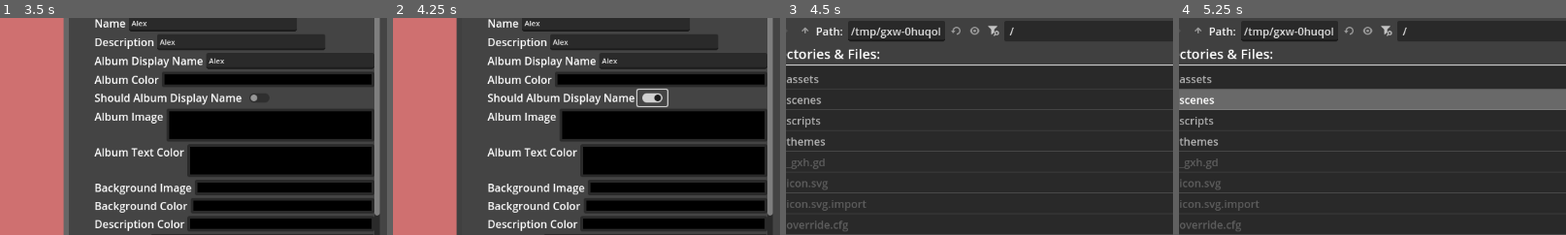
Above: before the commit, frames 1-4 (left to right).
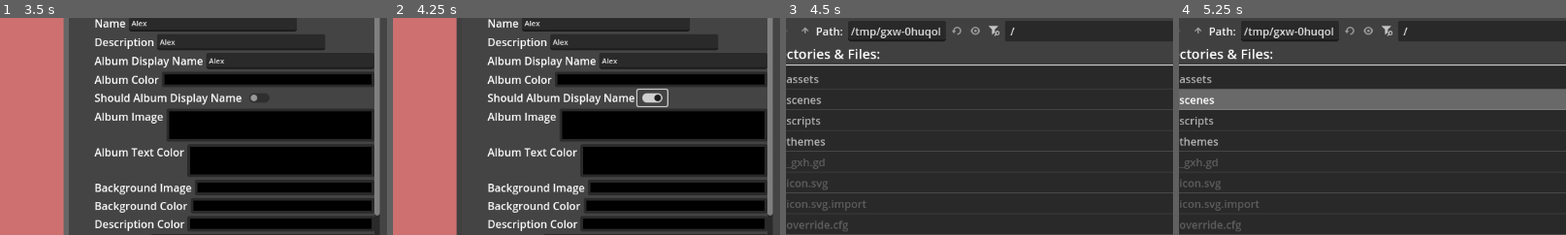
Above: after the commit, the same moments.

Repository: Lukaswbrr/Ikemen-GO-Launcher
Game: Godot game, scene res://scenes/games_menu.tscn
Same seed, same stepped clock (60 frames per second), same inputs: the game is played once before the commit and once after it.
Inputs (mouse positions are % of the whole screen's width and height, from its top left):
- Up to frame 1 (3.5 s): click "Add new IKEMEN Go game" at 0.5 s; click (47, 13) at 1.27 s; type "Alex" at 1.35 s; click (51, 18) at 1.5 s; type "Alex" at 1.58 s; click (57, 22) at 1.73 s; type "Alex" at 1.82 s; click (46, 68) at 2.02 s; type "Alex" at 2.1 s; click (49, 72) at 2.25 s; type "Alex" at 2.33 s; click "Add new IKEMEN Go game" at 2.75 s
- Up to frame 2 (4.25 s): click (53, 30) at 3.52 s
- Up to frame 3 (4.5 s): click "Select folder" at 4.25 s
- Up to frame 4 (5.25 s): click (53, 30) at 5.02 s
The pictures show only the part of the screen within x 19-69%, y 12-62%; the shares and areas given below are measured in that part.

Frames 1-2 are identical in both runs. In frame 3, 0.1% of the frame differs, in the area x 41-60%, y 3-11%; in frame 4, 0.1%.

Commit message:
port to godot 4.4
add new keys to create config default
not sure if i should remove the default template thats on json handler tbh

Diff:
--- a/project.godot
+++ b/project.godot
@@ -14,7 +14,7 @@
 config/description="A experimental launcher for Ikemen GO"
 config/tags=PackedStringArray("version_control")
 run/main_scene="res://scenes/games_menu.tscn"
-config/features=PackedStringArray("4.3", "Forward Plus")
+config/features=PackedStringArray("4.4", "Forward Plus")
 config/icon="res://icon.svg"
 
 [file_customization]
--- a/scripts/editor scripts/file_test_again.gd
+++ b/scripts/editor scripts/file_test_again.gd
@@ -101,6 +101,7 @@
 
 			if file_name in folder_only:
 				print("It's in folder only!")
+				dir.make_dir_recursive(to_path + "/" + file_name)
 				_copy_paste_folder_only(path + "/" + file_name, folder_only, to_path)
 			else:
 				for k in folder_only:
@@ -109,7 +110,8 @@
 						continue
 
 					if k in path_split:
-						print(k , " is sub child of folder only!")
+						print(path + "/" + file_name)
+						print(path.split("/")[-1], " is sub child of folder only!")
 						_copy_paste_folder_only(path + "/" + file_name, folder_only, to_path)
 						_has_found_subchild = true
 
@@ -121,6 +123,7 @@
 		else:
 			files += 1
 			print("Found file " + path + "/" + file_name)
+			DirAccess.copy_absolute(path + "/" + file_name, to_path + "/" + file_name)
 
 
 		file_name = dir.get_next()
--- a/scripts/games_menu.gd
+++ b/scripts/games_menu.gd
@@ -35,6 +35,8 @@
 var _loaded_folders: Array
 var _no_config_dirs: Array
 var _create_id: int
+
+## probaly improve this, using the template from json handler? idk
 var _create_default_config: Dictionary = {
 	ikemen_name = "IKEMEN Go Game " + str(_create_id),
 	album_display = "IKEMEN Go Game " + str(_create_id),
@@ -52,7 +54,11 @@
 	version = "v0.99.0",
 	operating_system = OS.get_name(),
 	"date_created" = Time.get_datetime_string_from_system(false, true),
-	"date_version" = ""
+	"date_version" = "",
+	commit = "",
+	music_auto_play = "",
+	music_file = "",
+	author_name = "",
 }
 
 
--- a/scripts/https_requests.gd
+++ b/scripts/https_requests.gd
@@ -127,5 +127,6 @@
 
 	requested_data = response
 	request_finished = true
-	print(ikemen_versions_id)
+	#print(ikemen_versions_id)
+	#print(requested_data[7])
 	print_rich("[color=green]Finished HTTP fetch request![/color]")
Not shown: 1 places in scenes/archive_menu.tscn that only renumber resources
Not shown, added: scenes/context_menu/misc_context.gd.uid
Not shown: 1 places in scenes/create_new_ikemen_window.tscn that only renumber resources
Not shown: 1 places in scenes/download_menu/download_panel.tscn that only renumber resources
Not shown: 1 places in scenes/game_panel_item.tscn that only renumber resources
Not shown: 1 places in scenes/games_menu.tscn that only renumber resources
Not shown: 1 places in scenes/load_ikemen_folders/no_launcher_configuration_found.tscn that only renumber resources
Not shown: 1 places in scenes/old/old_archive_menu.tscn that only renumber resources
Not shown: 1 places in scenes/old/old_menu.tscn that only renumber resources
Not shown: 1 places in scenes/old/old_settings.tscn that only renumber resources
Not shown: 1 places in scenes/settings.tscn that only renumber resources
Not shown, added: scripts/archive_menu.gd.uid
(and 24 more such lines)
